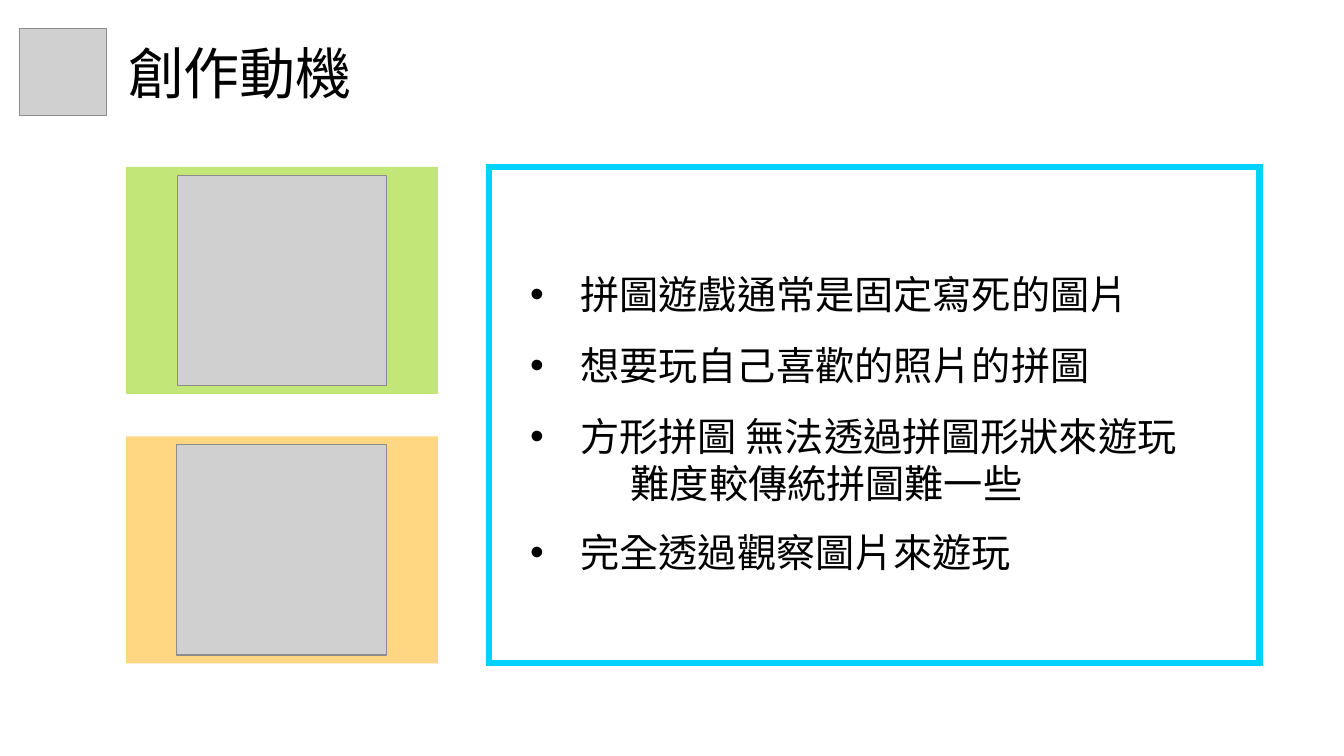
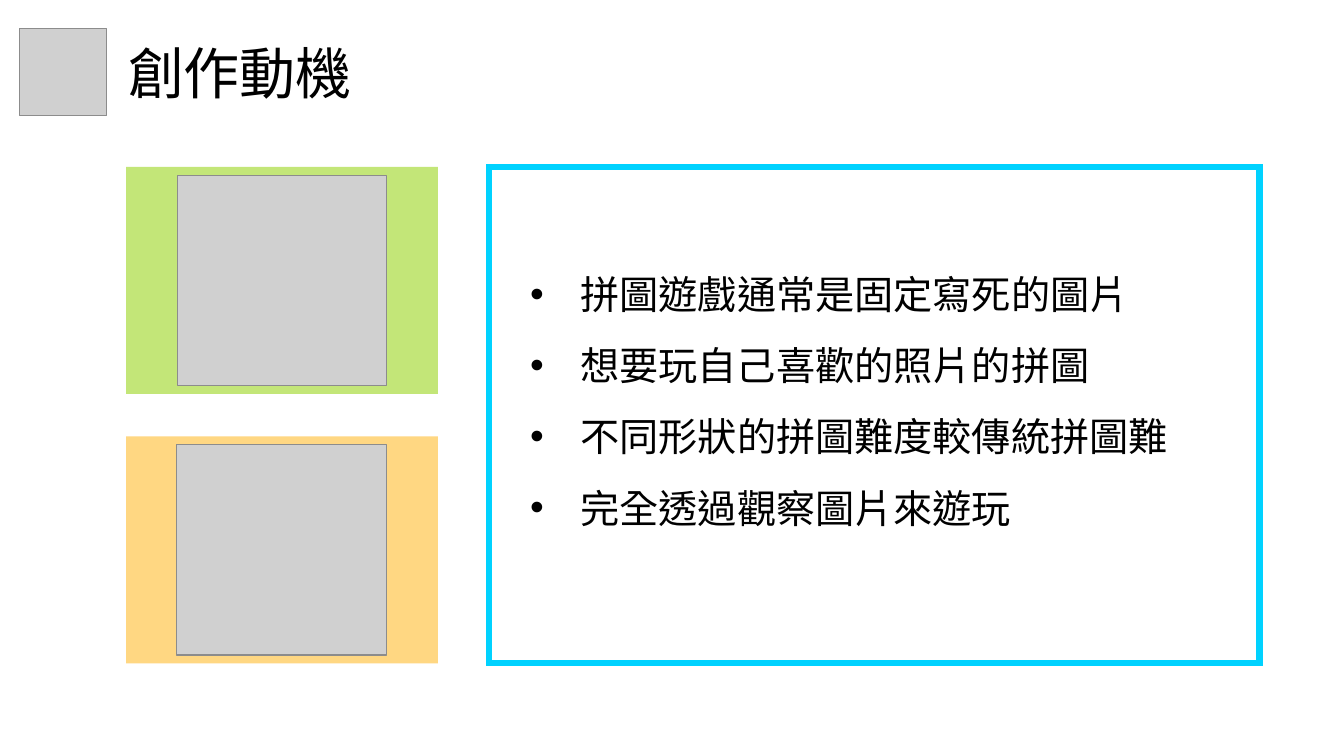
Before and after one commit to steven880913/webProgramFinalProject, a slide deck: slide 3 of 網程期末專案_拼圖遊戲.pptx. Drawn at 1344x756 pixels with LibreOffice and Linux fonts; fonts in the diff are those of the drawing; grey boxes stand for pictures. Boxes give left, top, right and bottom in pixels: in the first picture for what was removed or moved away, otherwise in the second. Text is boxed around its words. In the diff, an @@ line names an element or a change of style, - is before the commit and + after.

```diff
--- a/網程期末專案_拼圖遊戲.pptx
+++ b/網程期末專案_拼圖遊戲.pptx
@@ text at [580, 418, 1167, 455]: text changed @@
-• 方形拼圖 無法透過拼圖形狀來遊玩
-難度較傳統拼圖難一些
+• 不同形狀的拼圖難度較傳統拼圖難
@@ text "完全透過觀察圖片來遊玩": place and size @@
-text "完全透過觀察圖片來遊玩" at [580, 534, 1011, 570]
+text "完全透過觀察圖片來遊玩" at [580, 490, 1011, 526]
```
Also in this commit, not shown: 5 other slides changed.
